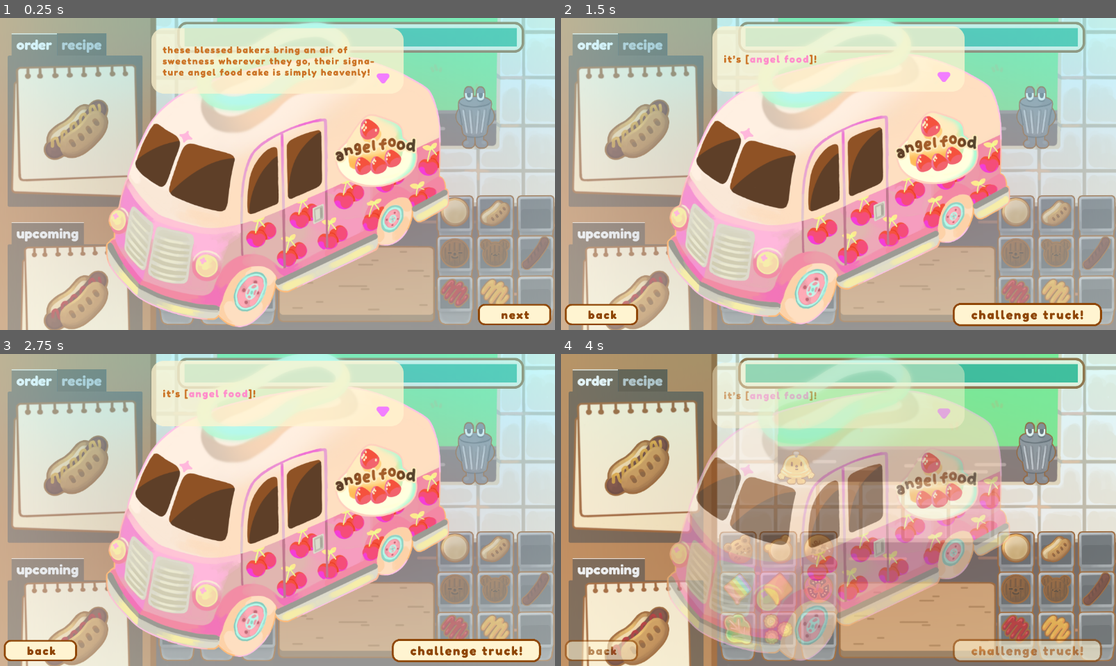
Above: before the commit, frames 1-4 (two rows, left to right).
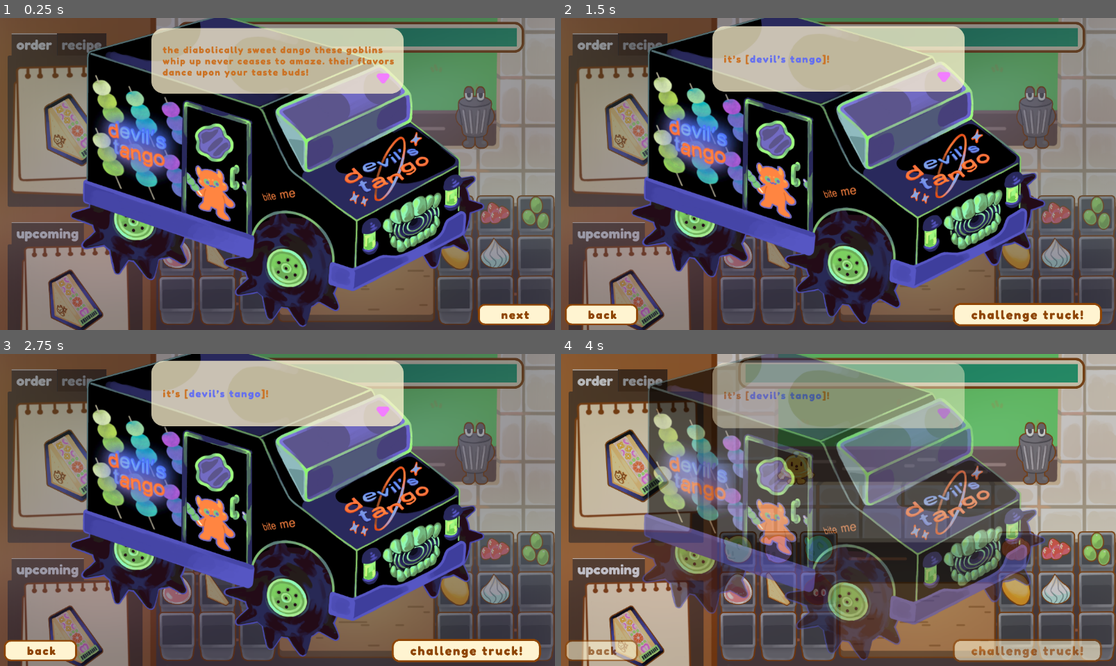
Above: after the commit, the same moments.

Repository: Gus700/FoodTruckBattles
Game: Godot game, scene res://scenes/Level5.tscn
The game is run twice, just before and just after one commit, with the same random seed, the same clock (stepped at 60 frames per second) and the same inputs. This scene is started directly instead of the project's main scene.
Inputs (mouse positions are in pixels of both pictures, inside the frame that each line leads up to):
- Up to frame 1 (0.25 s): no input
- Up to frame 2 (1.5 s): click (1077, 314) at 0.5 s; click (738, 211) at 1.27 s
- Up to frame 3 (2.75 s): click (233, 466) at 2 s
- Up to frame 4 (4 s): click (1038, 453) at 2.75 s; click (1027, 650) at 3.5 s

The runs differ from the first frame. In frame 1, 98% of the frame differs, in the area x 0-100%, y 0-100%; in frame 2, 96%; in frame 3, 96%; in frame 4, 99%.

Commit message:
gameplay level 5 is in

Diff:
--- /dev/null
+++ b/resourceData/ingredients/redBeanPaste.tres
@@ -0,0 +1,9 @@
+[gd_resource type="Resource" script_class="BaseIngredient" load_steps=3 format=3 uid="uid://dapsvrg5dtd06"]
+
+[ext_resource type="Texture2D" uid="uid://b8ldmrlr43hlv" path="res://assets/food/ingredients/redbean_paste.png" id="1_4s263"]
+[ext_resource type="Script" path="res://scripts/baseIngredient.gd" id="1_uyanu"]
+
+[resource]
+script = ExtResource("1_uyanu")
+ingrName = "redBeanPaste"
+mainTexture = ExtResource("1_4s263")
--- a/resourceData/orders/strawberryMochi.tres
+++ b/resourceData/orders/strawberryMochi.tres
@@ -5,5 +5,5 @@
 
 [resource]
 script = ExtResource("1_k42kb")
-recipe = Array[String](["pinkRiceBall", "red bean paste", "strawberries"])
+recipe = Array[String](["pinkRiceBall", "redBeanPaste", "strawberries"])
 mainTexture = ExtResource("1_x8g1i")
--- a/scenes/Level5.tscn
+++ b/scenes/Level5.tscn
@@ -1,5 +1,84 @@
-[gd_scene load_steps=2 format=3 uid="uid://c7ebw6s7adb5b"]
+[gd_scene load_steps=20 format=3 uid="uid://c7ebw6s7adb5b"]
 
 [ext_resource type="PackedScene" uid="uid://eddd6ar36cnd" path="res://scenes/Level.tscn" id="1_alc2c"]
+[ext_resource type="Resource" uid="uid://c1ocygpfjrog7" path="res://resourceData/orders/dango.tres" id="2_eb4bs"]
+[ext_resource type="Texture2D" uid="uid://c6bo6ieywf87f" path="res://assets/loreScenes/truck_intro/devilstango0.png" id="2_r2m43"]
+[ext_resource type="Resource" uid="uid://clj2tt5idw63w" path="res://resourceData/orders/strawberryMochi.tres" id="3_5efaw"]
+[ext_resource type="Texture2D" uid="uid://dynhsfe6shmrd" path="res://assets/loreScenes/truck_intro/devilstango1.png" id="3_pdv7d"]
+[ext_resource type="Texture2D" uid="uid://b5iagh364gext" path="res://assets/loreScenes/lore_bg/devilstango_bg.png" id="4_6q7mr"]
+[ext_resource type="Resource" uid="uid://bky3vhgd2sex7" path="res://resourceData/orders/fruitSando.tres" id="4_dg3wy"]
+[ext_resource type="Texture2D" uid="uid://bqqt13e5buas0" path="res://assets/trucks/devils_tango.png" id="5_gkc7d"]
+[ext_resource type="Resource" path="res://resourceData/ingredients/greenRiceBall.tres" id="5_ob5fm"]
+[ext_resource type="Resource" path="res://resourceData/ingredients/purpleRiceBall.tres" id="6_s6h6m"]
+[ext_resource type="Resource" path="res://resourceData/ingredients/blueRiceBall.tres" id="7_dh03v"]
+[ext_resource type="Resource" path="res://resourceData/ingredients/pinkRiceBall.tres" id="8_k0b8d"]
+[ext_resource type="Resource" path="res://resourceData/ingredients/whiteBread.tres" id="9_tvajr"]
+[ext_resource type="Resource" uid="uid://dapsvrg5dtd06" path="res://resourceData/ingredients/redBeanPaste.tres" id="10_8j3xp"]
+[ext_resource type="Resource" path="res://resourceData/ingredients/mandarins.tres" id="11_56hq6"]
+[ext_resource type="Resource" path="res://resourceData/ingredients/strawberries.tres" id="12_qyfh8"]
+[ext_resource type="Resource" path="res://resourceData/ingredients/grapes.tres" id="13_p2tkv"]
+[ext_resource type="Resource" path="res://resourceData/ingredients/mango.tres" id="14_sndcc"]
+[ext_resource type="Resource" path="res://resourceData/ingredients/whippedCream.tres" id="15_wnuc8"]
 
 [node name="Level" instance=ExtResource("1_alc2c")]
+currentLevelName = "Level5"
+
+[node name="Order Area" parent="." index="2"]
+orderTypes = Array[Resource]([ExtResource("2_eb4bs"), ExtResource("3_5efaw"), ExtResource("4_dg3wy")])
+
+[node name="SelectableIngredient" parent="Ingredients Area/LeftIngr/HBoxContainer" index="0"]
+ingrResource = ExtResource("5_ob5fm")
+
+[node name="SelectableIngredient2" parent="Ingredients Area/LeftIngr/HBoxContainer" index="1"]
+ingrResource = ExtResource("6_s6h6m")
+
+[node name="SelectableIngredient3" parent="Ingredients Area/LeftIngr/HBoxContainer" index="2"]
+ingrResource = ExtResource("7_dh03v")
+
+[node name="SelectableIngredient" parent="Ingredients Area/LeftIngr/HBoxContainer2" index="0"]
+ingrResource = ExtResource("8_k0b8d")
+
+[node name="SelectableIngredient2" parent="Ingredients Area/LeftIngr/HBoxContainer2" index="1"]
+ingrResource = ExtResource("9_tvajr")
+
+[node name="SelectableIngredient3" parent="Ingredients Area/LeftIngr/HBoxContainer2" index="2"]
+ingrResource = ExtResource("10_8j3xp")
+
+[node name="SelectableIngredient" parent="Ingredients Area/LeftIngr/HBoxContainer3" index="0"]
+ingrResource = null
+
+[node name="SelectableIngredient2" parent="Ingredients Area/LeftIngr/HBoxContainer3" index="1"]
+ingrResource = null
+
+[node name="SelectableIngredient" parent="Ingredients Area/RightIngr/HBoxContainer" index="0"]
+ingrResource = ExtResource("11_56hq6")
+
+[node name="SelectableIngredient2" parent="Ingredients Area/RightIngr/HBoxContainer" index="1"]
+ingrResource = ExtResource("12_qyfh8")
+
+[node name="SelectableIngredient3" parent="Ingredients Area/RightIngr/HBoxContainer" index="2"]
+ingrResource = ExtResource("13_p2tkv")
+
+[node name="SelectableIngredient" parent="Ingredients Area/RightIngr/HBoxContainer2" index="0"]
+ingrResource = ExtResource("14_sndcc")
+
+[node name="SelectableIngredient2" parent="Ingredients Area/RightIngr/HBoxContainer2" index="1"]
+ingrResource = ExtResource("15_wnuc8")
+
+[node name="SelectableIngredient3" parent="Ingredients Area/RightIngr/HBoxContainer2" index="2"]
+ingrResource = null
+
+[node name="SelectableIngredient" parent="Ingredients Area/RightIngr/HBoxContainer3" index="0"]
+ingrResource = null
+
+[node name="SelectableIngredient2" parent="Ingredients Area/RightIngr/HBoxContainer3" index="1"]
+ingrResource = null
+
+[node name="TruckIntro" parent="." index="9"]
+textImgs = Array[Texture2D]([ExtResource("2_r2m43"), ExtResource("3_pdv7d")])
+
+[node name="bg" parent="TruckIntro" index="0"]
+texture = ExtResource("4_6q7mr")
+
+[node name="backgroundImage" parent="TruckIntro" index="1"]
+texture = ExtResource("5_gkc7d")
